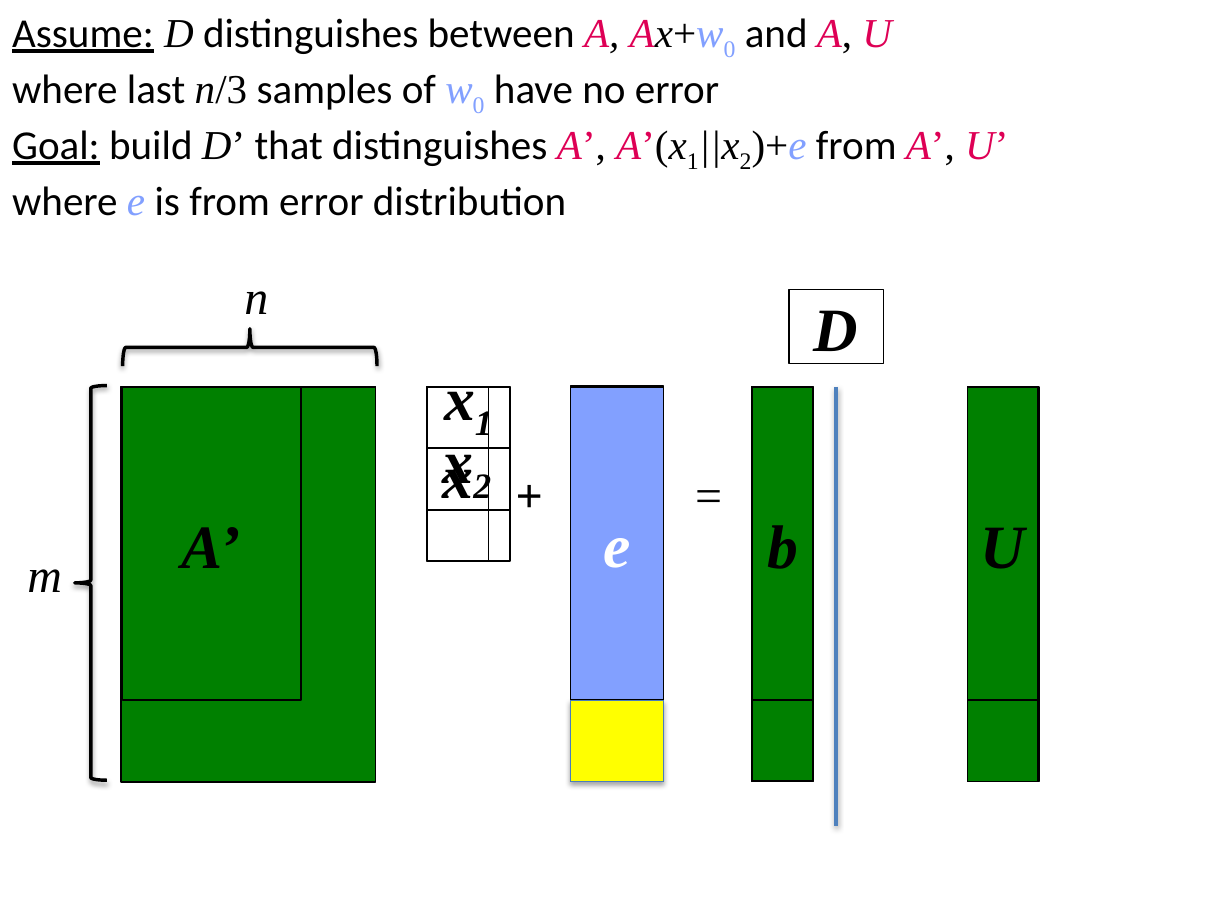
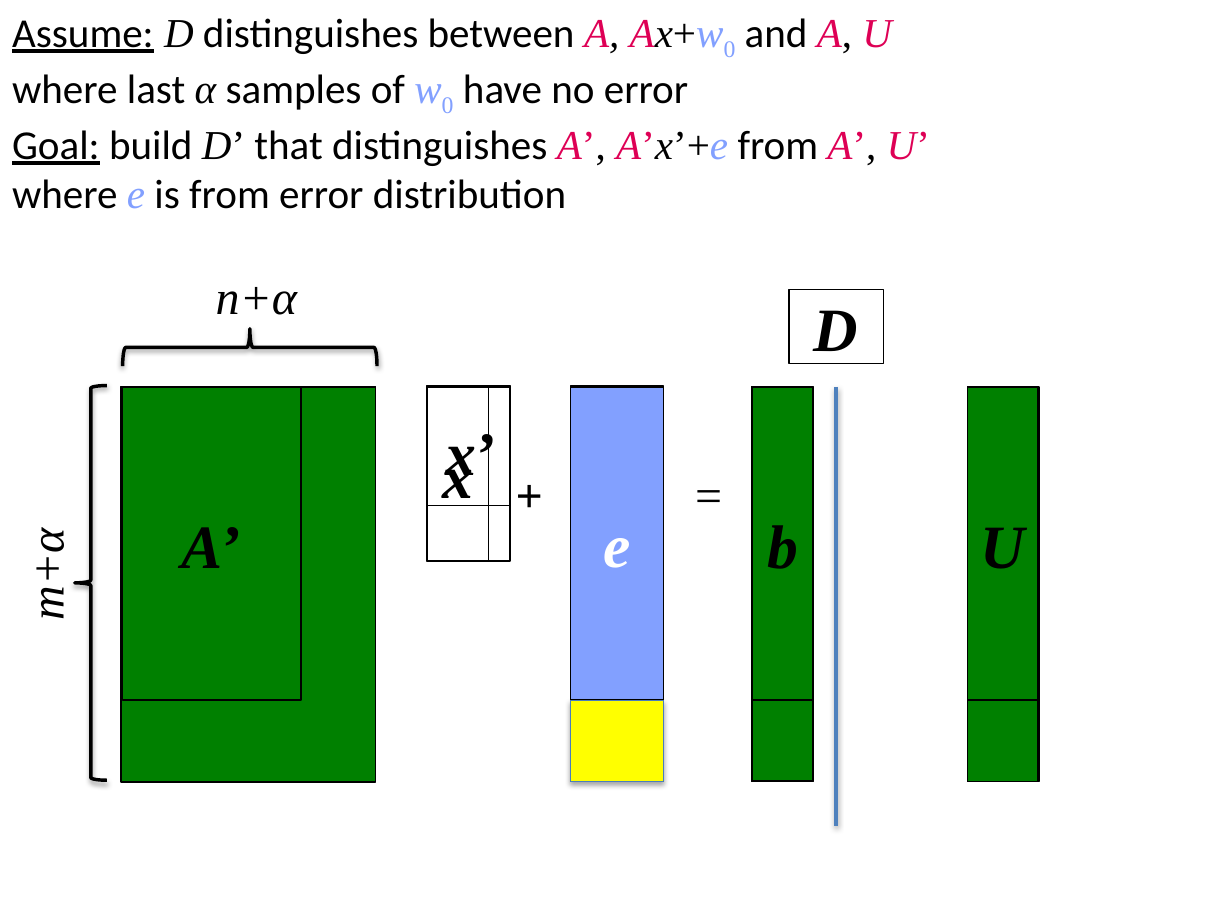
Before and after one commit to xianruimeng/comp-fuzzy-ext, a slide deck: slide 44 of ComputationalFuzzyExtractors.pptx (slide 41 before the commit). Drawn at 1232x924 pixels with LibreOffice and Linux fonts; fonts in the diff are those of the drawing. Boxes give left, top, right and bottom in pixels: in the first picture for what was removed or moved away, otherwise in the second. Text is boxed around its words. In the diff, an @@ line names an element or a change of style, - is before the commit and + after.

```diff
--- a/ComputationalFuzzyExtractors.pptx
+++ b/ComputationalFuzzyExtractors.pptx
@@ text at <box>12,18,930,209</box>: text changed @@
-Assume: D distinguishes between A, Ax+w0 and A, U
-where last n/3 samples of w0 have no error
-Goal: build D’ that distinguishes A’, A’(x1||x2)+e from A’, U’
-where e is from error distribution
+Assume: D distinguishes between A, Ax+w0 and A, U
+where last α samples of w0 have no error
+Goal: build D’ that distinguishes A’, A’x’+e from A’, U’
+where e is from error distribution
@@ text at <box>216,287,297,315</box>: text changed @@
-n
+n+α
@@ rectangle: place and size @@
-rectangle at <box>428,387,510,561</box>
+rectangle at <box>428,387,510,505</box>
@@ rectangle: place and size @@
-rectangle at <box>428,387,510,448</box>
+rectangle at <box>428,386,510,562</box>
@@ text removed at <box>425,432,508,494</box> @@
-x2
@@ rectangle removed at <box>428,448,510,510</box> @@
@@ text at <box>442,450,473,506</box>: text changed @@
-x1
+x’
@@ text "m+α" at <box>21,537,74,617</box>: rotation 0 to 270 degrees @@
@@ text at <box>21,537,74,617</box>: text changed @@
-m
+m+α
```
Also in this commit, not shown: 34 other slides changed, 8 slides added.
